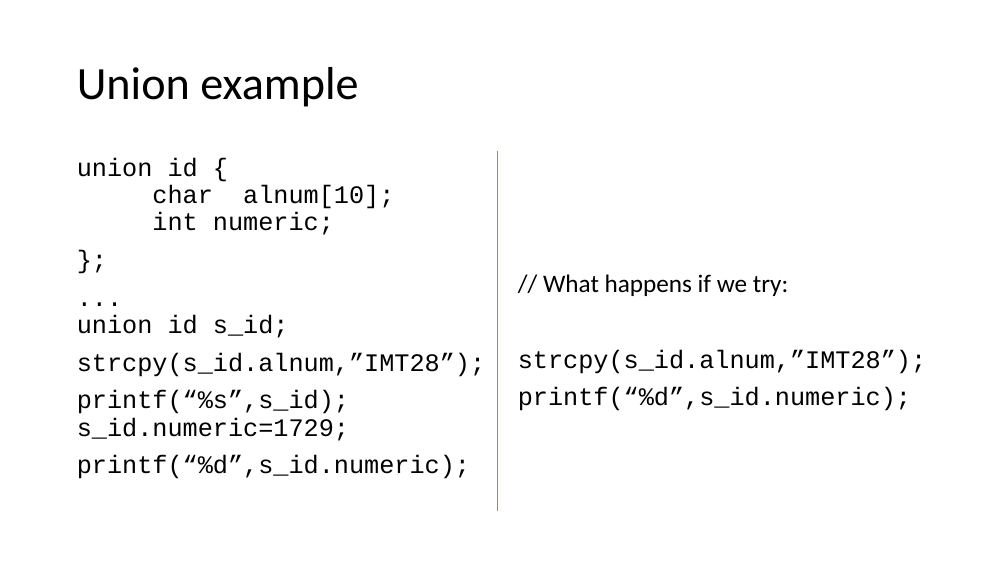
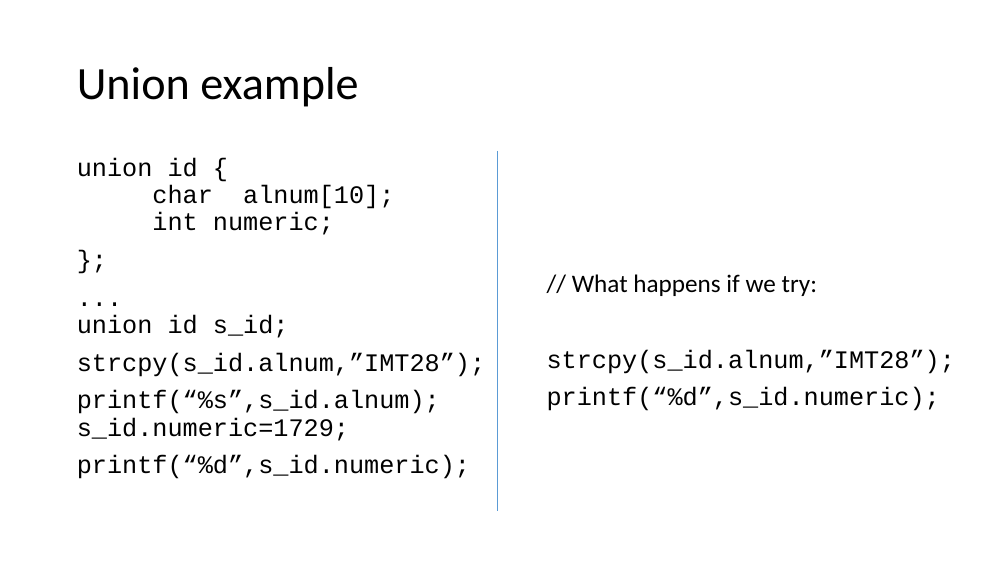
Before and after one commit to rbadrinath/FCP, a slide deck: slide 9 of slides/13-Structs-Unions.pptx. Drawn at 1008x567 pixels with LibreOffice and Linux fonts; fonts in the diff are those of the drawing. Boxes give left, top, right and bottom in pixels: in the first picture for what was removed or moved away, otherwise in the second. Text is boxed around its words. In the diff, an @@ line names an element or a change of style, - is before the commit and + after.

```diff
--- a/slides/13-Structs-Unions.pptx
+++ b/slides/13-Structs-Unions.pptx
@@ text "// What happens if we ...": place and size @@
-text "// What happens if we ..." at box(518, 274, 926, 411)
+text "// What happens if we ..." at box(547, 274, 955, 411)
@@ text at box(77, 390, 440, 441): text changed @@
-printf(“%s”,s_id);
-s_id.numeric=1729;
+printf(“%s”,s_id.alnum);
+s_id.numeric=1729;
```
Also in this commit, not shown: 1 slide added.
